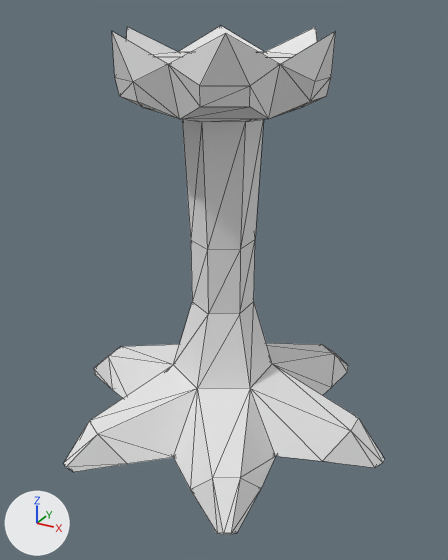
Before and after pictures for a commit that changed the glTF model models/candle_holder.glb.
Both versions are drawn from a 50 mm lens placed at (21.39, -12.51, 2.01), pointed at (20.04, -10.06, 0.78). The axes (+X, +Y, +Z) are drawn at lower left. The lights are the same throughout. Mesh edges are drawn as thin lines. Where no turn or scale is listed for an object, it has been applied to the vertices. Vertices at the same position are counted once.

Names of what the first picture shows: 'candle_holder'.
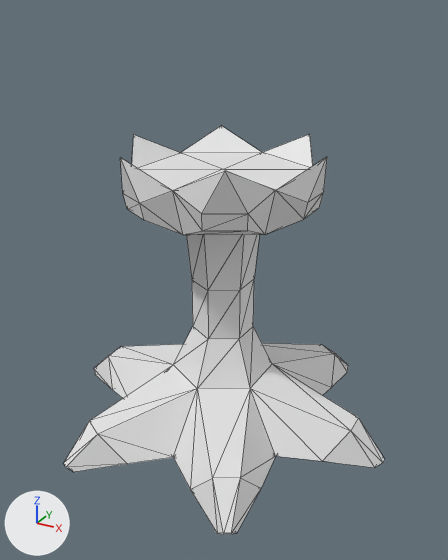
Changed parts and their boxes (x1, y1, x2, y2) in the pictures (448 x 560 px; the box of a moved part takes in the faces that stretch with it):
'candle_holder', reshaped (20% shorter): before (64, 26, 384, 534); after (64, 126, 384, 534)
part 1 of me_cylinder_003, moved or reshaped: before (112, 26, 336, 122); after (120, 126, 327, 235)
part 2 of me_cylinder_003, moved or reshaped: before (182, 119, 264, 250); after (186, 235, 259, 291)
part 3 of me_cylinder_003, moved or reshaped: before (174, 240, 272, 389); after (174, 279, 272, 389)

The change, as a list of edits to the scene's bpy script:
```text
Change me_cylinder_003:
    where me_cylinder_003.from_pydata(...)  # 122 vertices, 240 faces; spans x -0.9..0.9, y -0.79..0.79, z -0.05..1.92
    used by ob_candle_holder; location = (20.0, -10.0, 0.0)
    me_cylinder_003 part 1: all 49 vertices in x -0.51..0.51, y -0.45..0.45, z 1.56..1.92 are moved by (0.0, 0.0, -0.49)
    me_cylinder_003 part 2: all 6 vertices in x -0.14..0.14, y -0.16..0.16, z 0.97 are moved by (0.0, 0.0, -0.21)
    me_cylinder_003 part 3: all 6 vertices in x -0.14..0.14, y -0.16..0.16, z 0.63 are moved by (0.0, 0.0, -0.14)
```
